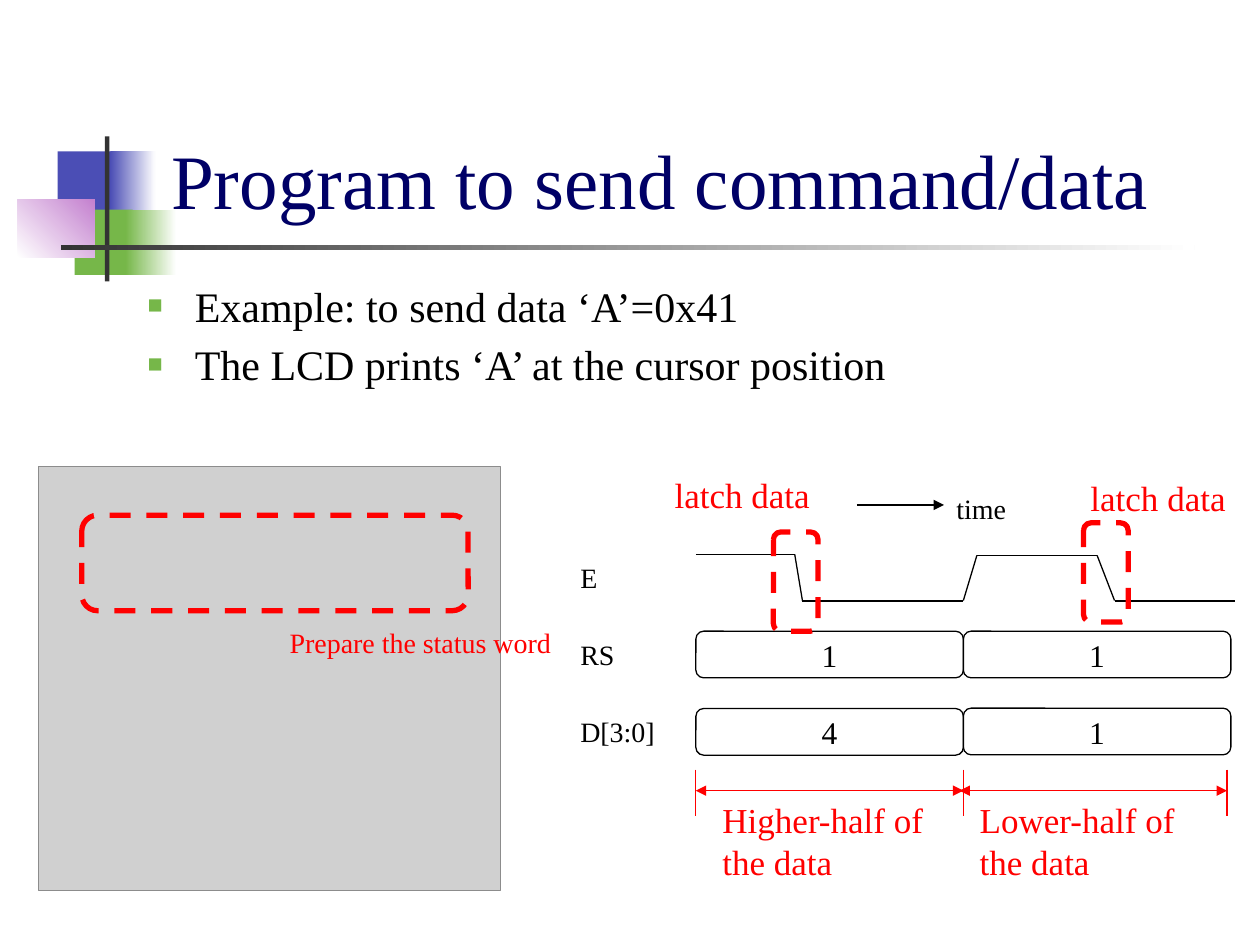
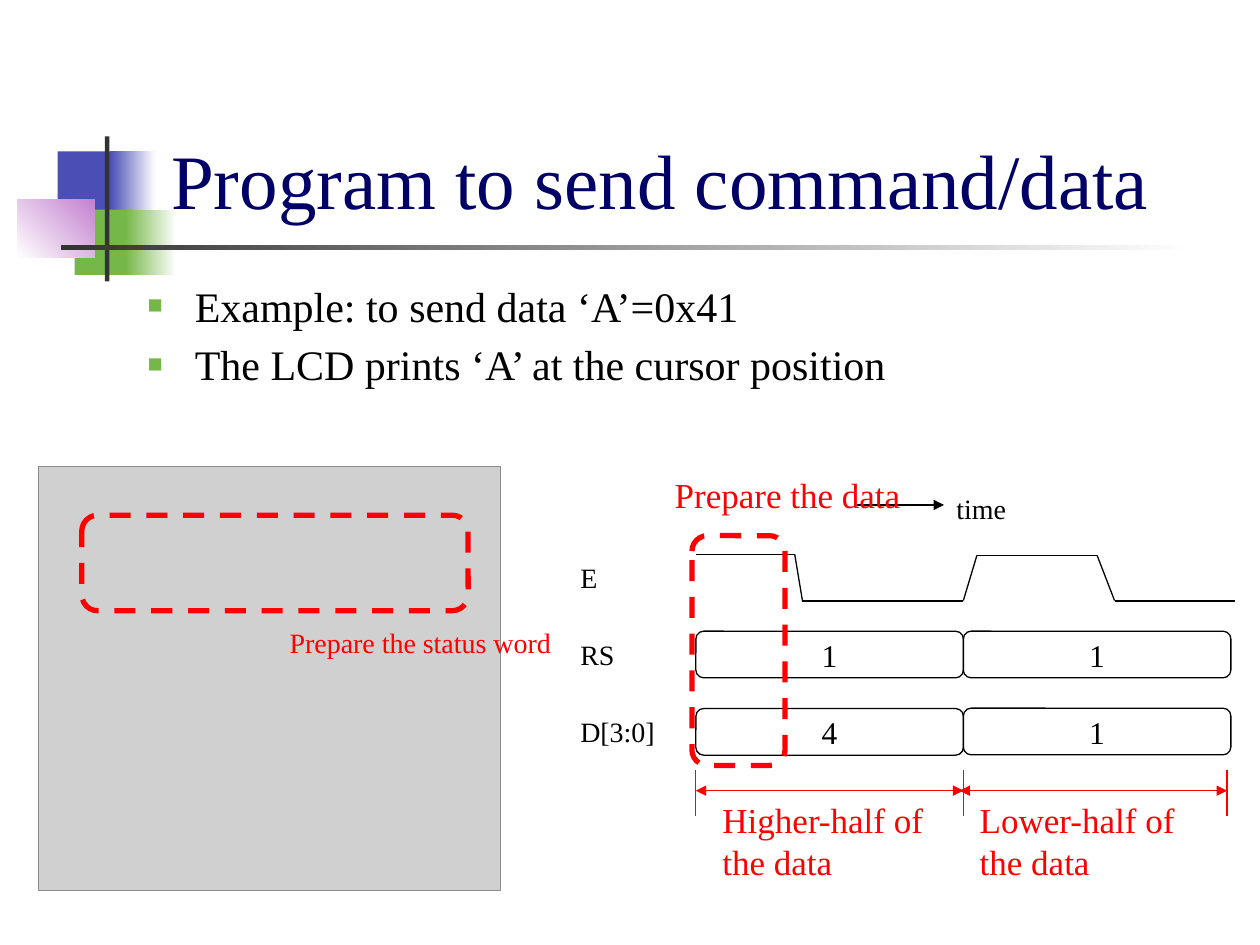
Before and after one commit to CGUSystemCourses/MicroProcessorsLab-2015, a slide deck: slide 13 of Labs/Lab05-LCD/Lab05-LCD.pptx. Drawn at 1260x945 pixels with LibreOffice and Linux fonts; fonts in the diff are those of the drawing; grey boxes stand for pictures. Boxes give left, top, right and bottom in pixels: in the first picture for what was removed or moved away, otherwise in the second. Text is boxed around its words. In the diff, an @@ line names an element or a change of style, - is before the commit and + after.

```diff
--- a/Labs/Lab05-LCD/Lab05-LCD.pptx
+++ b/Labs/Lab05-LCD/Lab05-LCD.pptx
@@ text at (675,483,900,516): text changed @@
-latch data
+Prepare the data
@@ text removed at (1090,486,1225,512) @@
-latch data
@@ rounded rectangle: place and size @@
-rounded rectangle at (774,532,818,631)
+rounded rectangle at (692,536,785,765)
@@ rounded rectangle removed at (1084,523,1128,622) @@
```
Also in this commit, not shown: 3 other slides changed, 3 slides added.
